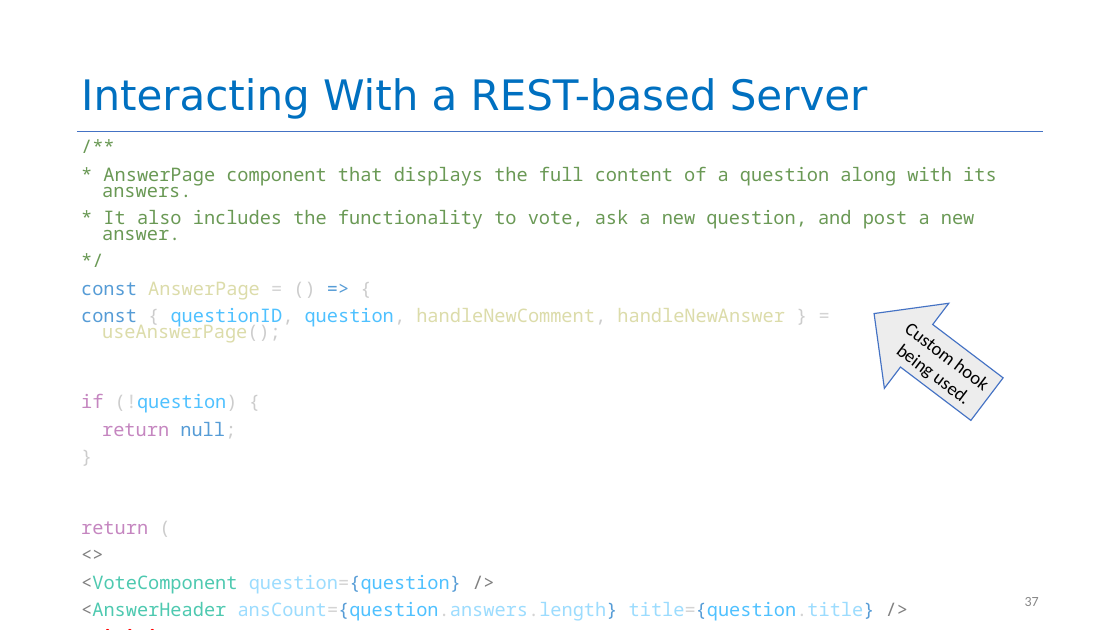
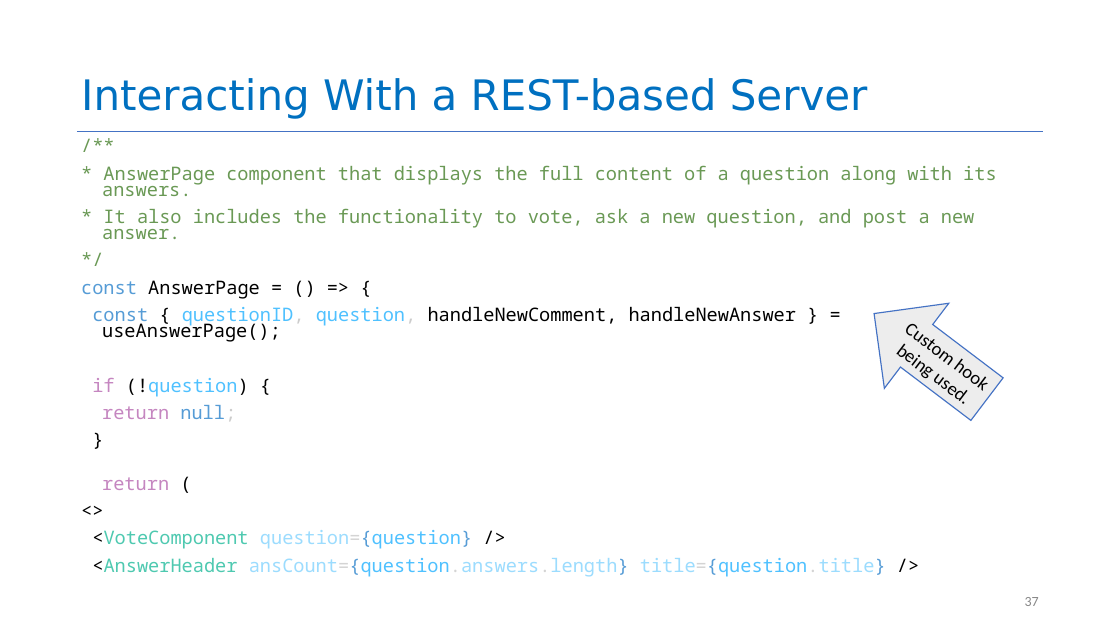
Before and after one commit to yashburshe/CS4530-Fall-2025, a slide deck: slide 37 of Slides/Module 09 React Hooks.pptx. Drawn at 1120x630 pixels with LibreOffice and Linux fonts; fonts in the diff are those of the drawing. Boxes give left, top, right and bottom in pixels: in the first picture for what was removed or moved away, otherwise in the second. Text is boxed around its words. In the diff, an @@ line names an element or a change of style, - is before the commit and + after.

```diff
--- a/Slides/Module 09 React Hooks.pptx
+++ b/Slides/Module 09 React Hooks.pptx
@@ text at [81,280,797,549]: text colour #DCDCAA to #000000 in "AnswerPage", "handleNewComment, handleNewAnswer useAnswerPage();"; text colour #D4D4D4 to #000000 in "=", "=", "(!question)"; text colour #CCCCCC to #000000 in "() {", "{ handleNewComment, } useAnswerPage();", "(!question) {", "}" and 1 more places; text colour #569CD6 to #000000 in "=>"; text colour #808080 to #000000 in "<>", "<VoteComponent />" @@
@@ text at [92,558,886,577]: text changed @@
-<AnswerHeader ansCount={question.answers.length} title={question.title} />
-. . .
+<AnswerHeader ansCount={question.answers.length} title={question.title} />
```
Also in this commit, not shown: 4 other slides changed, 1 other file.
